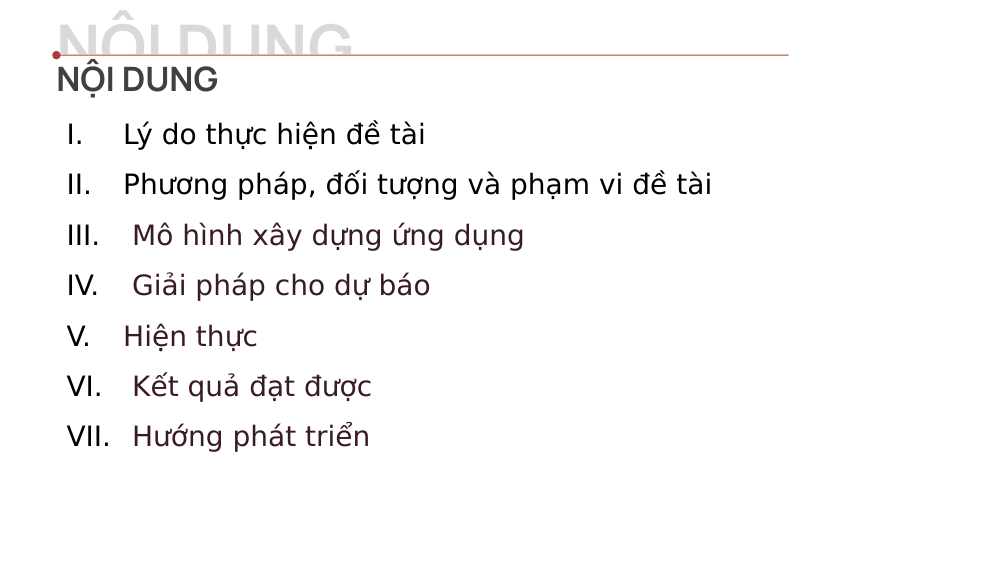
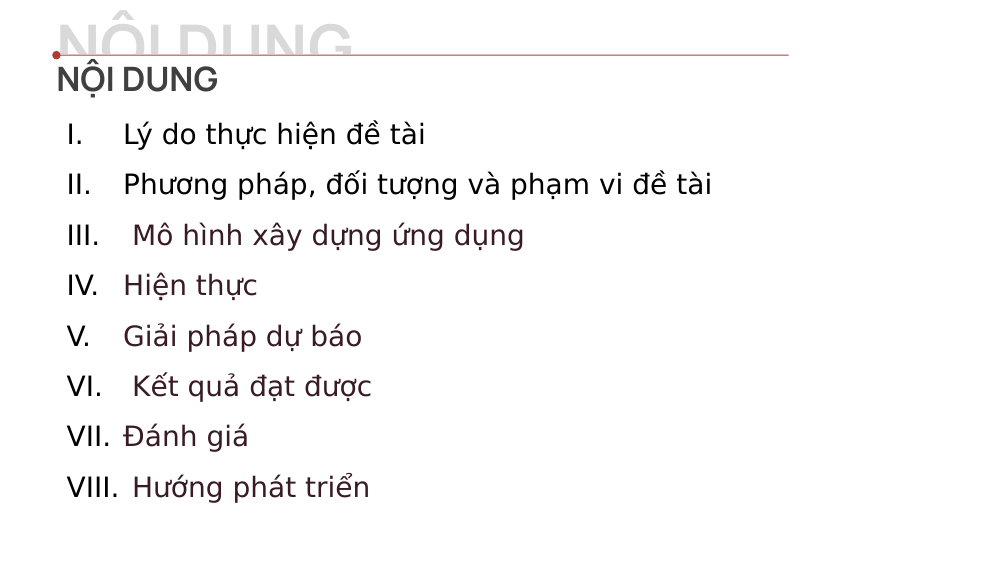
Before and after one commit to huynhnguyenv2/luanvan2019, a slide deck: slide 2 of Presentation.pptx. Drawn at 1008x567 pixels with LibreOffice and Linux fonts; fonts in the diff are those of the drawing. Boxes give left, top, right and bottom in pixels: in the first picture for what was removed or moved away, otherwise in the second. Text is boxed around its words. In the diff, an @@ line names an element or a change of style, - is before the commit and + after.

```diff
--- a/Presentation.pptx
+++ b/Presentation.pptx
@@ text at [132,273,431,301]: paragraph removed @@
-IV. Giải pháp cho dự báo
@@ text at [123,323,362,352]: paragraph added @@
+V. Giải pháp dự báo
@@ text at [123,424,250,452]: paragraph added @@
+VII. Đánh giá
```
Also in this commit, not shown: 9 other slides changed, 8 slides added, 15 other files.
